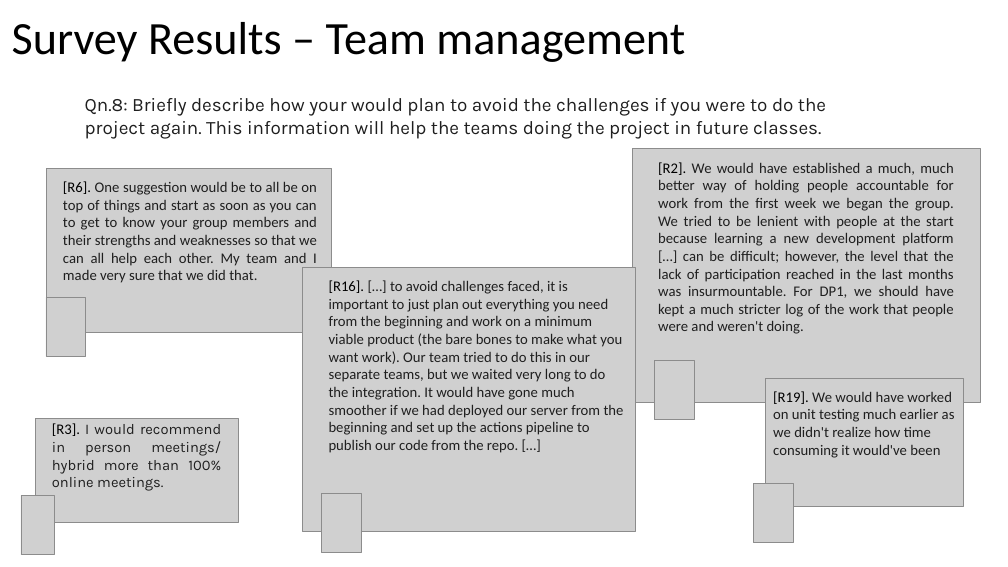
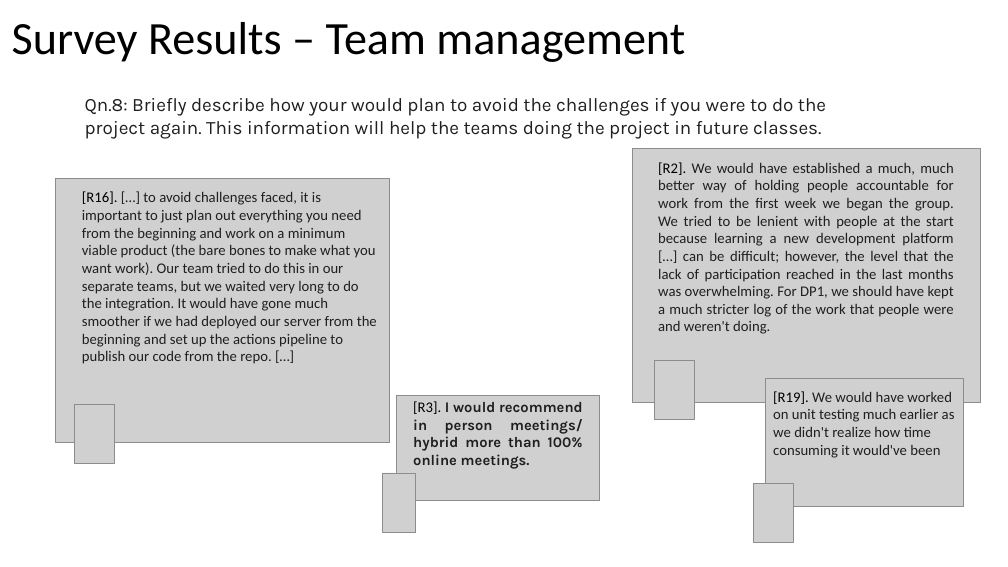
Before and after one commit to johnxu21/johnxu21.github.io, a slide deck: slide 22 of teaching/CS472/Timetable/Survey_Presentation.pptx. Drawn at 1008x567 pixels with LibreOffice and Linux fonts; fonts in the diff are those of the drawing; grey boxes stand for pictures. Boxes give left, top, right and bottom in pixels: in the first picture for what was removed or moved away, otherwise in the second. Text is boxed around its words. In the diff, an @@ line names an element or a change of style, - is before the commit and + after.

```diff
--- a/teaching/CS472/Timetable/Survey_Presentation.pptx
+++ b/teaching/CS472/Timetable/Survey_Presentation.pptx
@@ picture removed at (46,169,331,333) @@
@@ text at (658,162,954,334): text changed @@
-[R2]. We would have established a much, much better way of holding people accountable for work from the first week we began the group. We tried to be lenient with people at the start because learning a new development platform […] can be difficult; however, the level that the lack of participation reached in the last months was insurmountable. For DP1, we should have kept a much stricter log of the work that people were and weren't doing.
+[R2]. We would have established a much, much better way of holding people accountable for work from the first week we began the group. We tried to be lenient with people at the start because learning a new development platform […] can be difficult; however, the level that the lack of participation reached in the last months was overwhelming. For DP1, we should have kept a much stricter log of the work that people were and weren't doing.
@@ text removed at (63,181,317,283) @@
-[R6]. One suggestion would be to all be on top of things and start as soon as you can to get to know your group members and their strengths and weaknesses so that we can all help each other. My team and I made very sure that we did that.
@@ 2 pictures, 1 text: place and size @@
-2 pictures, 1 text at (302,268,636,553)
+2 pictures, 1 text at (56,178,389,464)
@@ picture removed at (46,297,86,357) @@
@@ picture: place and size @@
-picture at (36,418,239,523)
+picture at (397,396,600,501)
@@ text "[R3]. I would recommend in ...": place and size @@
-text "[R3]. I would recommend in ..." at (52,423,221,491)
+text "[R3]. I would recommend in ..." at (413,401,583,469)
@@ text "[R3]. I would recommend in ..." at (413,401,583,469): bold on @@
@@ picture: place and size @@
-picture at (21,495,54,555)
+picture at (383,473,416,533)
```
Also in this commit, not shown: 10 other slides changed, 2 other files.
